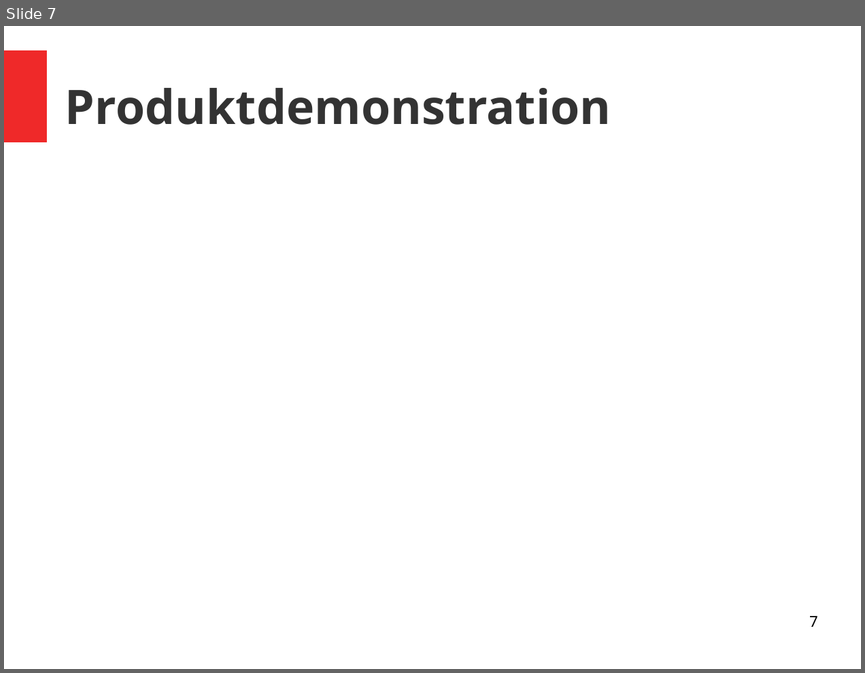
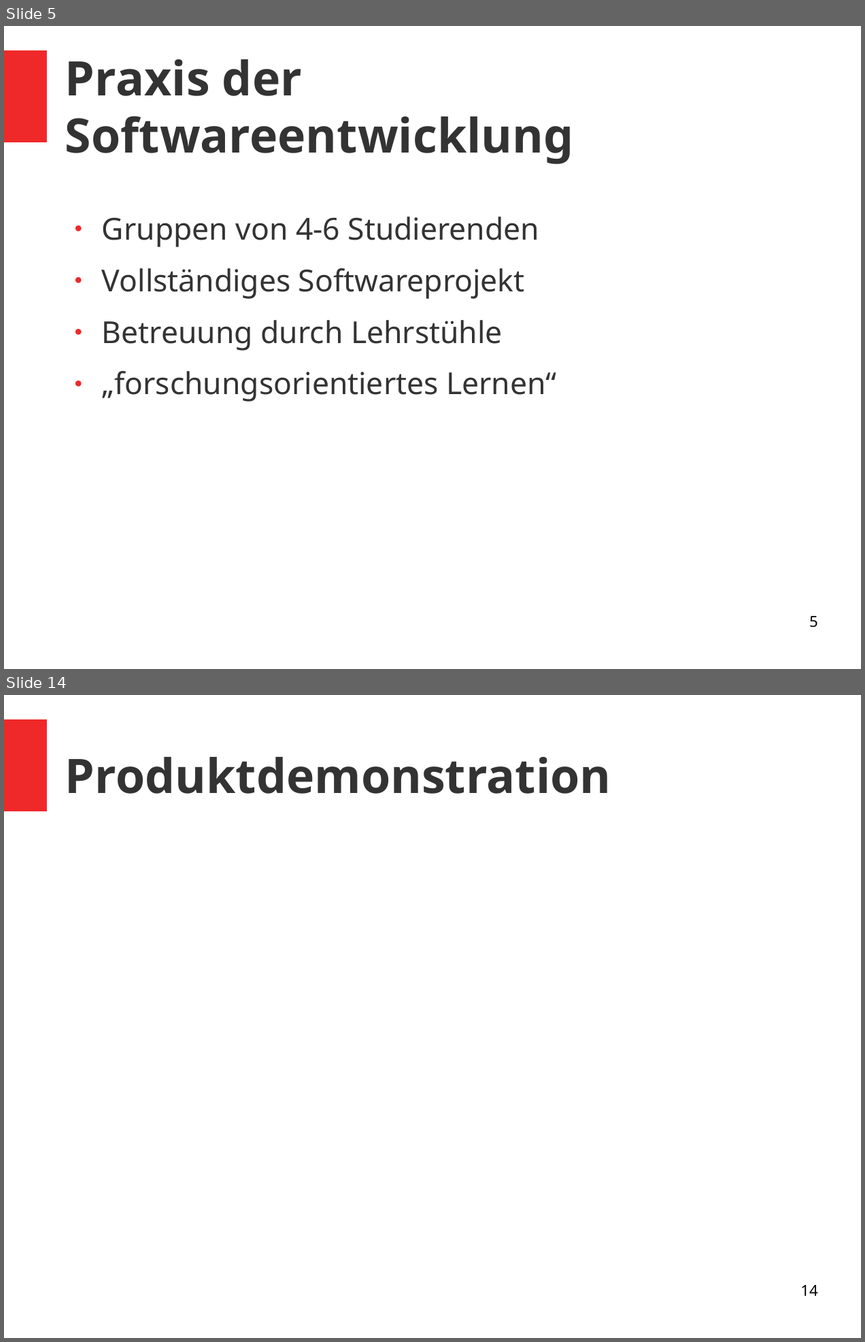
Before and after one commit to vlle1/dokumente-earablesKIT, a slide deck: Abschlusspräsi/Abschlusspräsi.odp. Shown one above the other, each under a label of ours: slide 7 before the commit, slides 5 and 14 after it; the slides between them are not shown. The pictures are 865x673 and 865x1342 pixels, drawn with LibreOffice and Linux fonts; fonts in the diff are those of the drawing. Boxes give left, top, right and bottom in pixels: in the first picture for what was removed or moved away, otherwise in the second. Text is boxed around its words. In the diff, an @@ line names an element or a change of style, - is before the commit and + after.

```diff
--- a/Abschlusspräsi/Abschlusspräsi.odp
+++ b/Abschlusspräsi/Abschlusspräsi.odp
@@ slide 5 added at [4,26,861,669], background #FFFFFF; not listed: 1 template element that a slide beside it also shows @@
@@ title added at [65,59,574,164], 44 pt, text #333333, bold @@
+Praxis der Softwareentwicklung
@@ text added at [102,216,557,401], 28 pt, text #333333 @@
+● Gruppen von 4-6 Studierenden
+● Vollständiges Softwareprojekt
+● Betreuung durch Lehrstühle
+● „forschungsorientiertes Lernen“
@@ page number added at [809,616,818,627], 14 pt, text #000000 @@
+5
@@ what was slide 7 is now slide 14 @@
@@ page number at [800,1285,817,1295]: text changed @@
-7
+14
```
Also in this commit, not shown: 7 slides changed, 12 other slides added, 2 slides removed, 7 other files.
